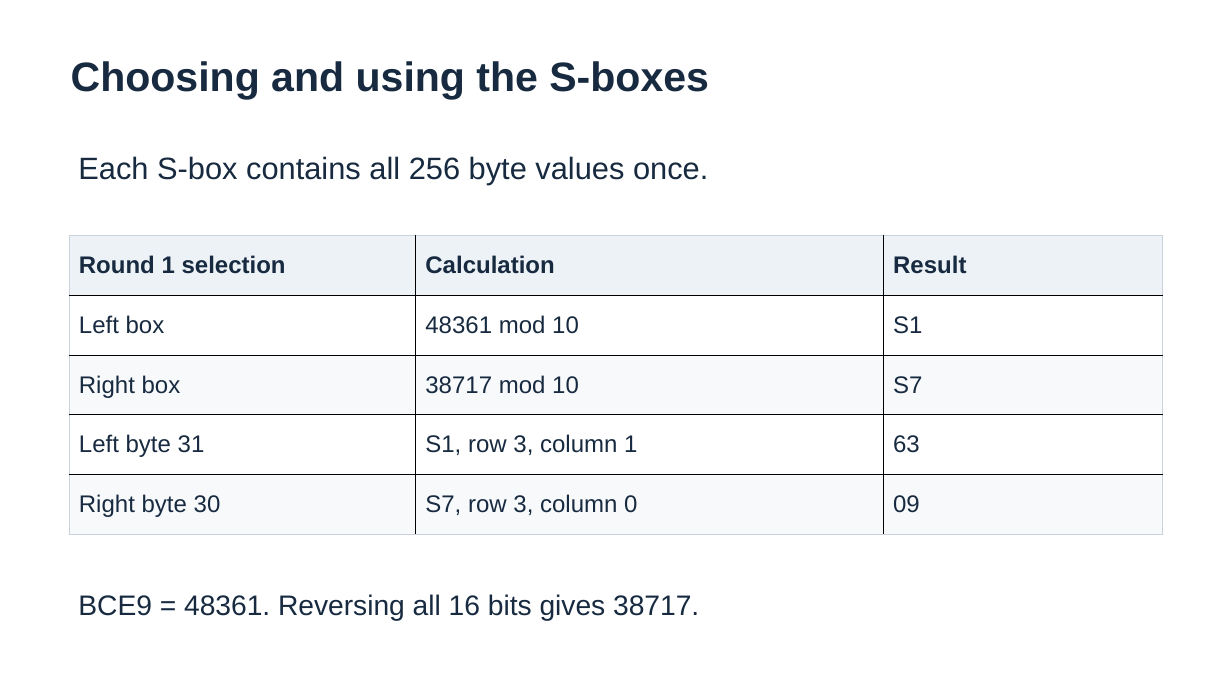
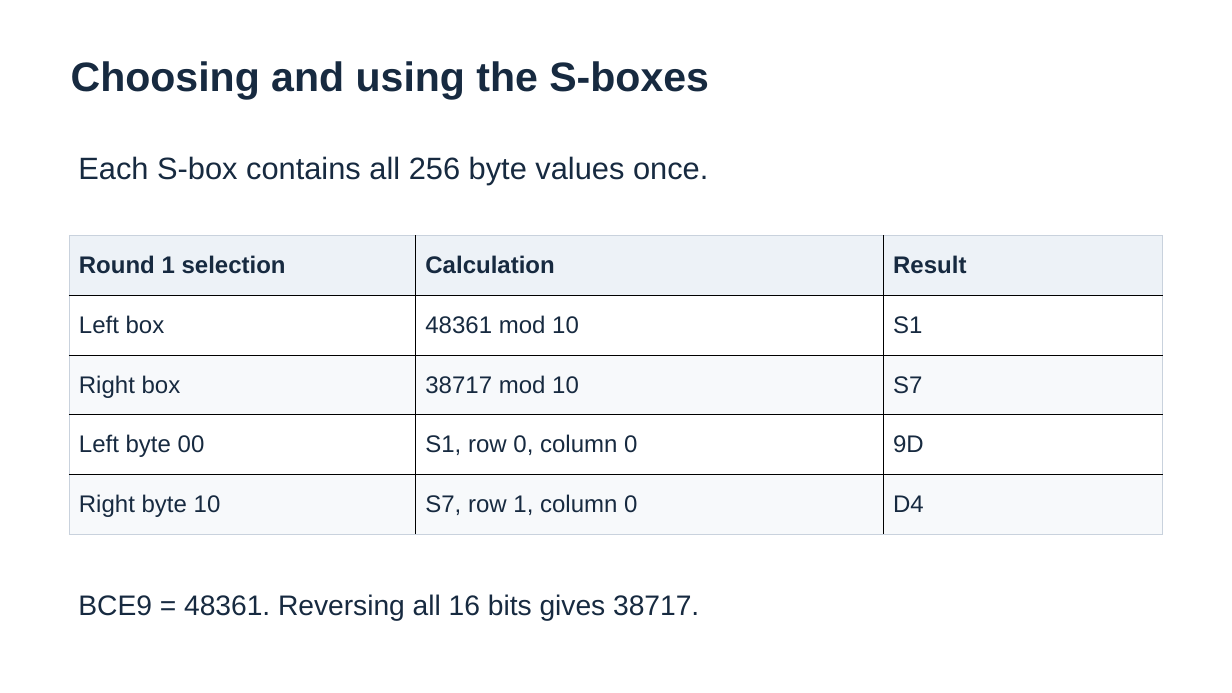
Before and after one commit to Midnight-Kyo/cse310-symmetric-cipher-project, a slide deck: slide 4 of presentation/Symmetric_Algorithm_Presentation.pptx. Drawn at 1232x693 pixels with LibreOffice and Linux fonts; fonts in the diff are those of the drawing. Boxes give left, top, right and bottom in pixels: in the first picture for what was removed or moved away, otherwise in the second. Text is boxed around its words. In the diff, an @@ line names an element or a change of style, - is before the commit and + after.

```diff
--- a/presentation/Symmetric_Algorithm_Presentation.pptx
+++ b/presentation/Symmetric_Algorithm_Presentation.pptx
@@ table at bbox=[69, 236, 1163, 534] @@
-row 4: Left byte 31 | S1, row 3, column 1 | 63
+row 4: Left byte 00 | S1, row 0, column 0 | 9D
-row 5: Right byte 30 | S7, row 3, column 0 | 09
+row 5: Right byte 10 | S7, row 1, column 0 | D4
```
Also in this commit, not shown: 3 other slides changed, 14 other files.
